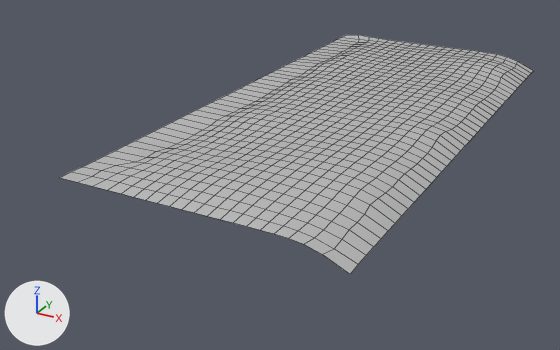
Before and after pictures for a commit that changed the FBX model Assets/Resources/Models/Streets/SandPlaneV2.fbx.
Before and after are seen from a 50 mm lens placed at (1.28, -2.54, 0.92), pointed at (0.05, -0.3, -0.2). Lighting does not change. The marker at lower left points along +X, +Y and +Z. Mesh edges are drawn as thin lines. Where no turn or scale is listed for an object, it has been applied to the vertices.

The older version as bpy lines, for what is in view:
```python
me_mesh = bpy.data.meshes.new('Mesh')
me_mesh.from_pydata(...)  # 861 vertices, 800 faces; spans x -0.47..0.45, y -1.0..1.0, z -0.05..0.03
me_mesh.materials.append(mat_material__2)  # its picture is missing
# before: 0 (-0.47, -1.0, 0.01) at pixel (59, 177), 1 (-0.4, -1.0, 0.01) at pixel (77, 182), 23 (-0.34, -0.95, 0.02) at pixel (106, 179), 24 (-0.29, -0.95, 0.02) at pixel (119, 182)
# before: 757 (-0.35, 0.8, 0.01) at pixel (351, 46), 778 (-0.36, 0.85, 0.01) at pixel (354, 44), 799 (-0.36, 0.9, 0.01) at pixel (358, 42), 800 (-0.32, 0.9, 0.01) at pixel (366, 42), 801 (-0.28, 0.9, 0.01) at pixel (374, 43)
# before: 820 (-0.38, 0.95, 0.01) at pixel (359, 39), 821 (-0.32, 0.95, 0.01) at pixel (369, 40), 822 (-0.28, 0.95, 0.01) at pixel (377, 41), 823 (-0.24, 0.95, 0.01) at pixel (385, 42), 840 (-0.47, 1.0, 0.01) at pixel (345, 35)
ob_sandplanev2 = bpy.data.objects.new('SandPlaneV2', me_mesh)
ob_sandplanev2.location = (0.199, -0.047, 0.0)
```
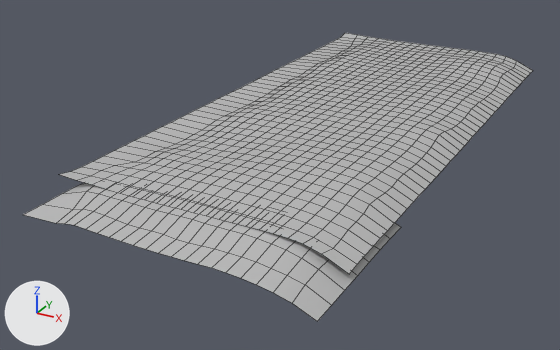
The newer file is also turned or shifted as a whole; pictures and numbers use the older file's frame.

Location of each change, [x1, y1, x2, y2] in pixels of the pictures (560 x 350 px; the box of a moved part takes in the faces that stretch with it):
'SandPlaneV2', reshaped (8% wider, 20% taller)
    before: [60, 35, 533, 274]
    after: [23, 33, 533, 321]
part 1 of me_mesh, added
    after: [23, 183, 401, 321]
part 2 of me_mesh, moved or reshaped
    before: [60, 170, 143, 194]
    after: [59, 170, 142, 193]
part 3 of me_mesh, moved or reshaped
    before: [325, 35, 397, 49]
    after: [324, 33, 396, 49]

The change, as a list of edits to the scene's bpy script:
```text
Change me_mesh:
    used by ob_sandplanev2; location = (0.199, -0.047, 0.0)
    verts and faces of me_mesh; kept vertices keep their numbers, new ones are numbered from 861
    remove me_mesh.from_pydata(...)  # 861 vertices, 800 faces; spans x -0.47..0.45, y -1.0..1.0, z -0.05..0.03
    add me_mesh.from_pydata(...)  # 1029 vertices, 940 faces; spans x -0.47..0.45, y -1.17..1.0, z -0.08..0.03
    me_mesh part 1: a new loose piece of 168 vertices spanning x -0.44..0.45, y -1.17..-0.65, z -0.08..0.02, in mat_material__2 (its picture is missing)
    me_mesh part 2
    add verts[0] = (-0.47, -1.0, 0.02)  # moved, pixel (58, 174)
    add verts[1] = (-0.41, -1.0, 0.02)  # moved, pixel (76, 180)
    add verts[23] = (-0.35, -0.95, 0.02)  # moved, pixel (104, 178)
    add verts[24] = (-0.3, -0.95, 0.02)  # moved, pixel (117, 182)
    me_mesh part 3
    add for i in [778, 800, 822, 823]: verts[i] += (-0.01, 0.0, 0.0)
    add verts[757] = (-0.35, 0.8, 0.01)  # moved, pixel (350, 46)
    add verts[799] = (-0.39, 0.9, 0.01)  # moved, pixel (353, 41)
    add verts[801] = (-0.29, 0.9, 0.02)  # moved, pixel (372, 42)
    add verts[820] = (-0.4, 0.95, 0.01)  # moved, pixel (355, 38)
    add verts[821] = (-0.34, 0.95, 0.01)  # moved, pixel (365, 39)
    add verts[840] = (-0.47, 1.0, 0.02)  # moved, pixel (345, 32)
```
